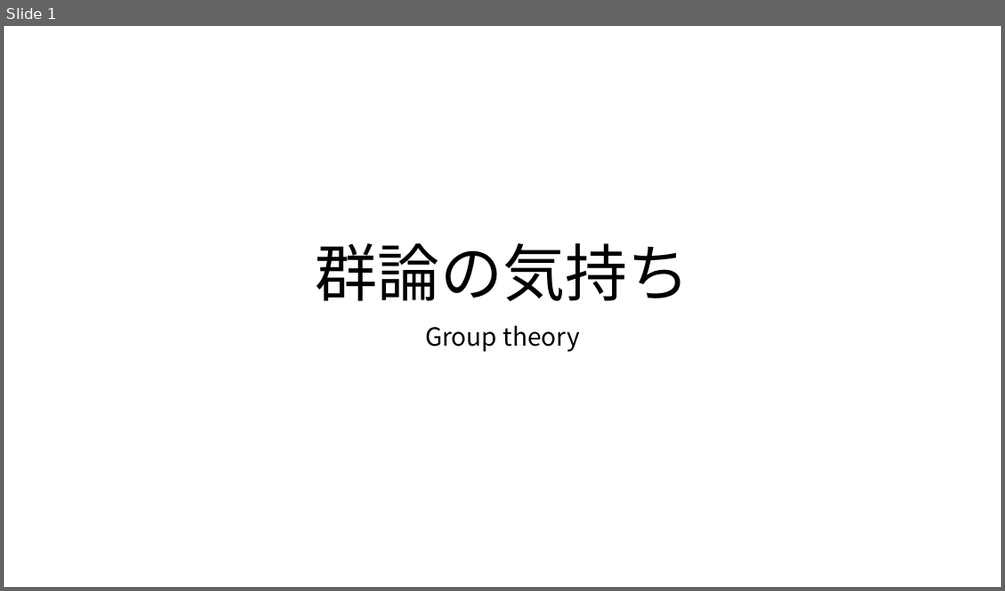
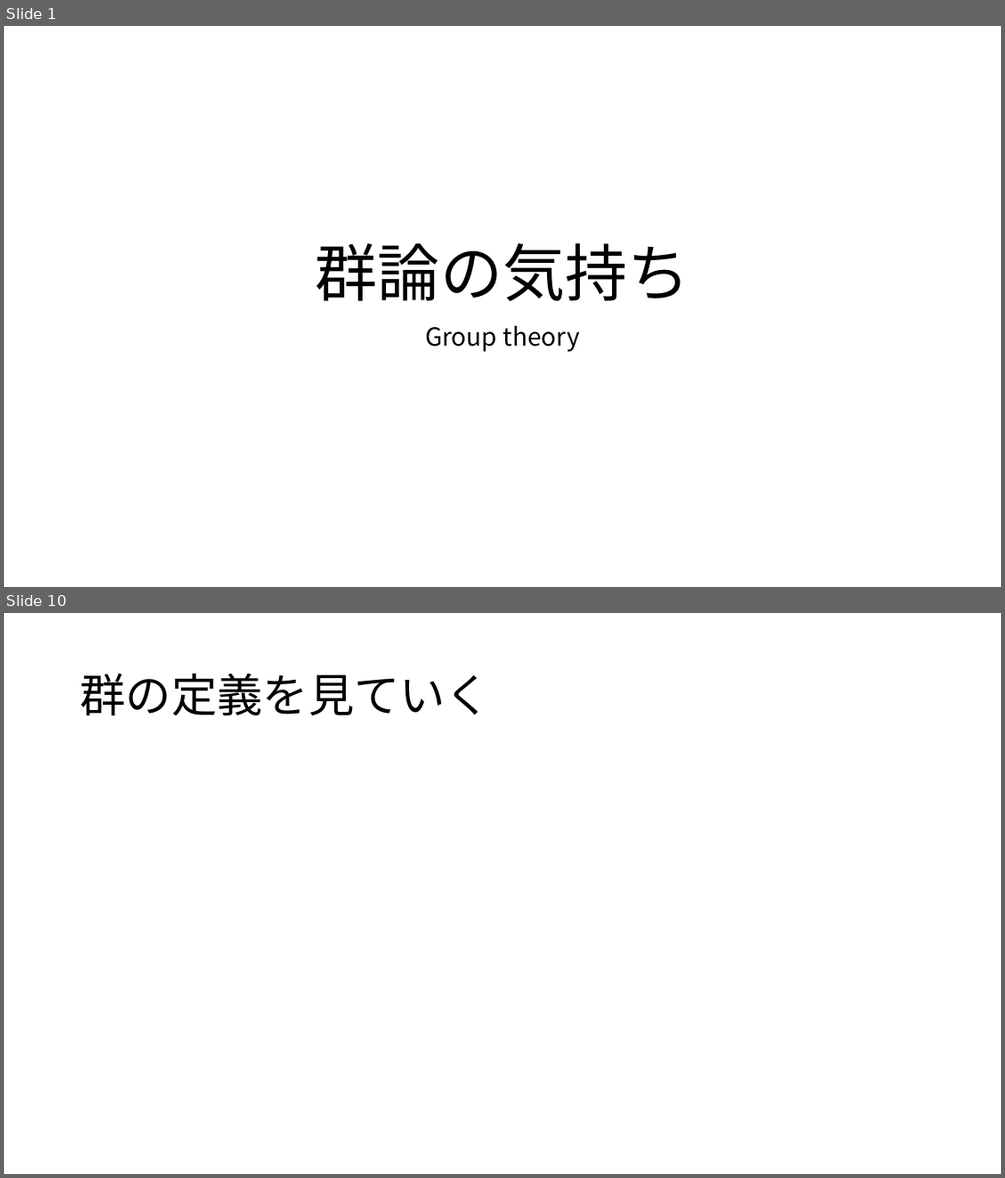
Before and after one commit to math-er/hyperbolic-space, a slide deck: 群の気持ち.pptx. Shown one above the other, each under a label of ours: slide 1 before the commit, slides 1 and 10 after it; the slides between them are not shown. The pictures are 1005x591 and 1005x1178 pixels, drawn with LibreOffice and Linux fonts; fonts in the diff are those of the drawing; grey boxes stand for pictures. Boxes give left, top, right and bottom in pixels: in the first picture for what was removed or moved away, otherwise in the second. Text is boxed around its words. In the diff, an @@ line names an element or a change of style, - is before the commit and + after.

Commit message:
chore(群の気持ち) update story

```diff
--- a/群の気持ち.pptx
+++ b/群の気持ち.pptx
@@ slide 10 added at [4, 613, 1001, 1174], background #FFFFFF @@
@@ title added at [80, 674, 491, 715], 44 pt, text #000000 @@
+群の定義を見ていく
```
Also in this commit, not shown: 8 slides changed, 4 other slides added, 2 slides removed.
